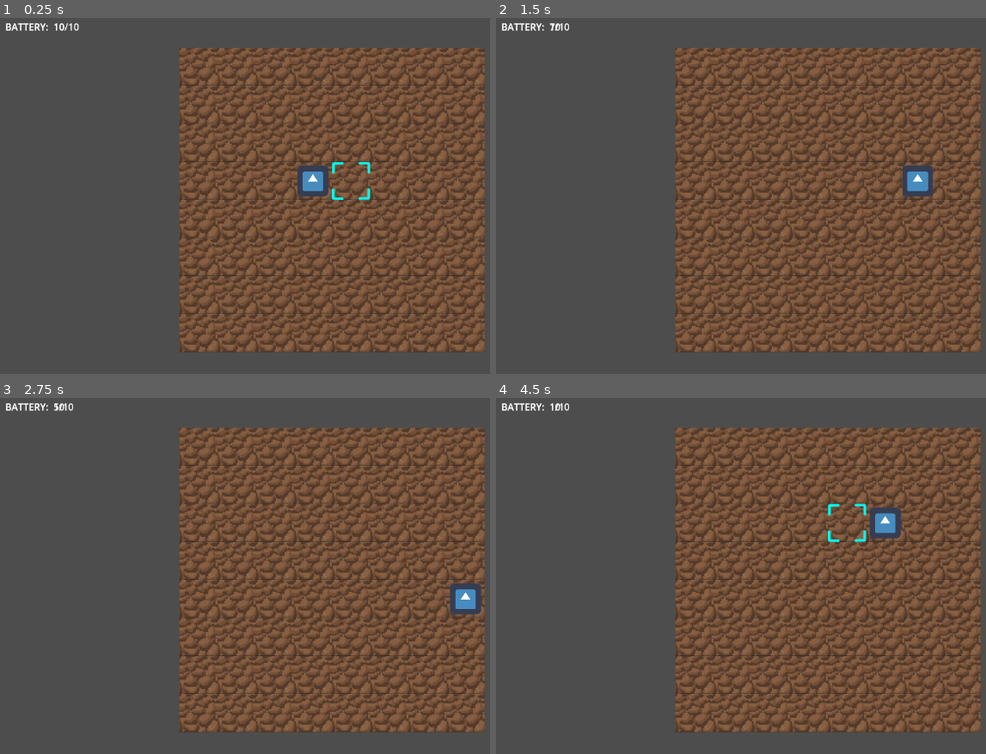
Above: before the commit, frames 1-4 (two rows, left to right).
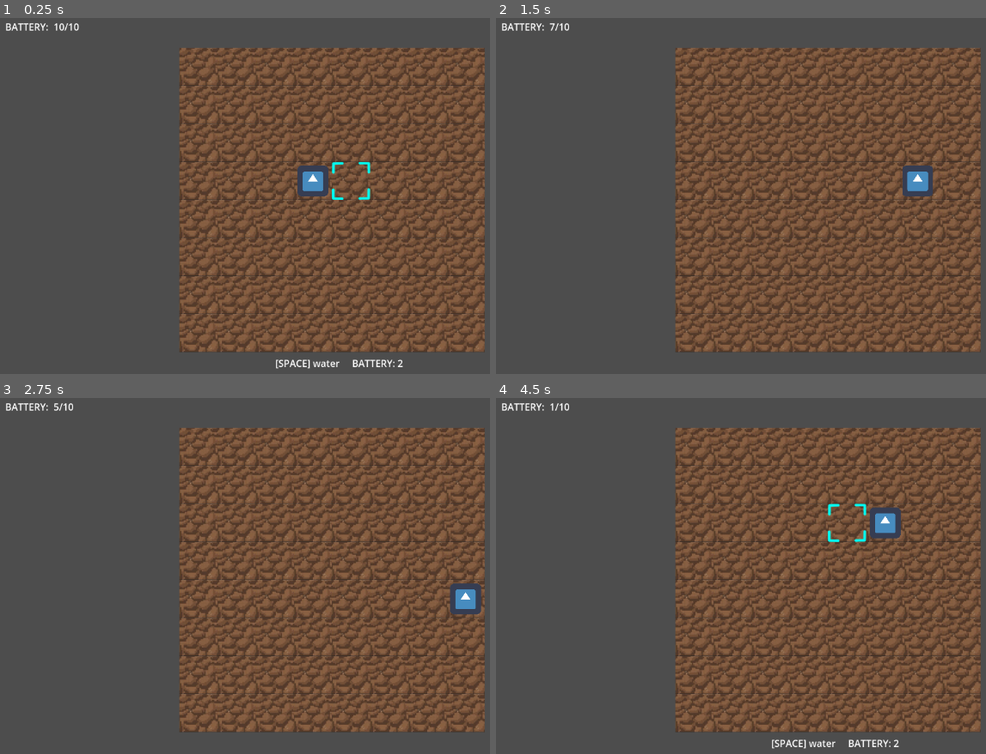
Above: after the commit, the same moments.

Repository: bardunbar/galway-game-jam-23
Game: Godot game, scene res://screens/game/game_scene.tscn
The game is run twice, just before and just after one commit, with the same random seed, the same clock (stepped at 60 frames per second) and the same inputs. The engine's default icon, where the game draws it, is replaced by a stand-in: a white triangle on a blue panel in a dark square.
Inputs:
- Up to frame 1 (0.25 s): no input
- Up to frame 2 (1.5 s): tap Enter at 0.5 s; hold Right (move_right) 0.53-1.28 s; tap Space (Action_1) at 0.6, 1.35 s; hold Down (move_down) from 1.28 s (still down)
- Up to frame 3 (2.75 s): release Down (move_down) at 2.03 s; hold Right (move_right) from 2.03 s (still down); tap Space (Action_1) at 2.1 s
- Up to frame 4 (4.5 s): release Right (move_right) at 2.78 s; hold Up (move_up) 2.78-3.53 s; tap Space (Action_1) at 2.85, 3.6, 4.35 s; hold Left (move_left) from 3.53 s (still down)

The runs differ from the first frame. In frame 1, 0.3% of the frame differs, in the area x 1-83%, y 1-99%; in frame 2, less than 0.1%; in frame 3, less than 0.1%; in frame 4, 0.3%.

Commit message:
adding input prompts

Diff:
--- a/project/screens/game/UI/HUD.tscn
+++ b/project/screens/game/UI/HUD.tscn
@@ -65,16 +65,32 @@
 text = "10"
 
 [node name="Action1Container" type="HBoxContainer" parent="InterfaceLayer"]
-offset_left = 16.0
-offset_top = 16.0
-offset_right = 180.0
-offset_bottom = 45.0
+visible = false
+anchors_preset = 7
+anchor_left = 0.5
+anchor_top = 1.0
+anchor_right = 0.5
+anchor_bottom = 1.0
+offset_left = -82.0
+offset_top = -64.0
+offset_right = 82.0
+offset_bottom = -39.0
+grow_horizontal = 2
+grow_vertical = 0
 
 [node name="Action1Input" type="Label" parent="InterfaceLayer/Action1Container"]
 layout_mode = 2
-text = "BATTERY: "
+text = "[SPACE]"
 
 [node name="Action1Prompt" type="Label" parent="InterfaceLayer/Action1Container"]
+layout_mode = 2
+text = "10"
+
+[node name="Action1CostText" type="Label" parent="InterfaceLayer/Action1Container"]
+layout_mode = 2
+text = "    BATTERY:"
+
+[node name="Action1Cost" type="Label" parent="InterfaceLayer/Action1Container"]
 layout_mode = 2
 text = "10"
 
--- a/project/screens/game/UI/hud.gd
+++ b/project/screens/game/UI/hud.gd
@@ -5,15 +5,17 @@
 @onready var animation_player:AnimationPlayer = $AnimationPlayer
 @onready var action1_container:HBoxContainer = $InterfaceLayer/Action1Container
 @onready var action1_prompt:Label = $InterfaceLayer/Action1Container/Action1Prompt
+@onready var action1_cost:Label = $InterfaceLayer/Action1Container/Action1Cost
 
 func update_action_points(cur_points: int, max_points: int):
 	action_points_label.text = str(cur_points, "/", max_points)
 	return
 
-func update_action_1_prompt(is_active: bool, prompt_text: String):
+func update_action_1_prompt(is_active: bool, prompt_text: String, cost: int):
 	action1_container.visible = is_active
 	if is_active:
 		action1_prompt.text = prompt_text
+		action1_cost.text = str(cost)
 	return
 
 func play_fade_animation():
--- a/project/screens/game/game_script.gd
+++ b/project/screens/game/game_script.gd
@@ -17,10 +17,10 @@
 func _ready() -> void:
 	# Initialize the player and grid
 	grid.initialize(self)
-	player.initialize(self)
 	player.connect("action_points_changed", _on_action_points_changed)
 	player.connect("ready_to_blink", _on_ready_to_blink)
 	player.connect("action1_updated", _on_action1_updated)
+	player.initialize(self)
 	hud.update_action_points(action_points, action_points)
 	return
 
@@ -31,5 +31,5 @@
 	hud.play_fade_animation()
 	grid.blink()
 
-func _on_action1_updated(is_active: bool, prompt_text: String):
-	hud.update_action_1_prompt(is_active, prompt_text)
+func _on_action1_updated(is_active: bool, prompt_text: String, cost: int):
+	hud.update_action_1_prompt(is_active, prompt_text, cost)
--- a/project/screens/game/player.gd
+++ b/project/screens/game/player.gd
@@ -19,7 +19,7 @@
 
 signal action_points_changed(new_action_points: int)
 signal ready_to_blink
-signal action1_updated(is_active: bool, prompt_text: String)
+signal action1_updated(is_active: bool, prompt_text: String, cost: int)
 
 func _ready() -> void:
 	return
@@ -66,9 +66,10 @@
 				if possible_actions.size() > action_pressed:
 					var action = possible_actions[action_pressed - 1]
 					facing_tile.do_action(action)
-
 					var action_cost = Actions.action_costs[action]
 					use_action_points(action_cost)
+					set_faced_tile_highlight(false)
+					curAction = ACTION_TYPE.ACTION
 					return
 
 		var movementDirection: Vector2i = Vector2i.ZERO
@@ -103,8 +104,18 @@
 
 func set_faced_tile_highlight(is_highlighted):
 	var faced_tile = get_facing_tile()
+	var has_action = false
 	if faced_tile != null:
 		faced_tile.highlight_tile(is_highlighted)
+		if is_highlighted:
+			var possible_actions = faced_tile.get_possible_actions() as Array[String]
+			if possible_actions.size() > 0:
+				var action = possible_actions[0]
+				var action_cost = Actions.action_costs[action]
+				action1_updated.emit(true, action, action_cost)
+				has_action = true
+	if !has_action:
+		action1_updated.emit(false, "", 0)
 
 func get_facing_tile():
 	var faced_tile_position = gridPosition + orientation
@@ -124,3 +135,8 @@
 		movementAlpha = clamp(movementAlpha, 0, 1)
 		if movementAlpha >= 1:
 			finish_action()
+	elif curAction == ACTION_TYPE.ACTION:
+		movementAlpha += (delta * rotationSpeed)
+		movementAlpha = clamp(movementAlpha, 0, 1)
+		if movementAlpha >= 1:
+			finish_action()
